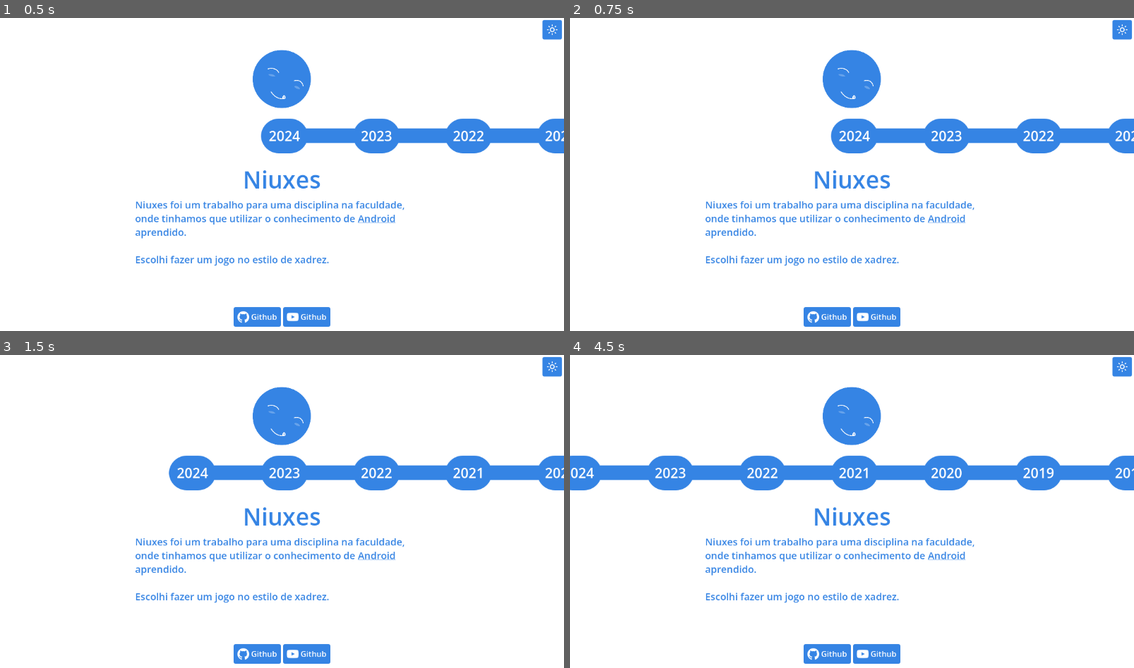
Above: before the commit, frames 1-4 (two rows, left to right).
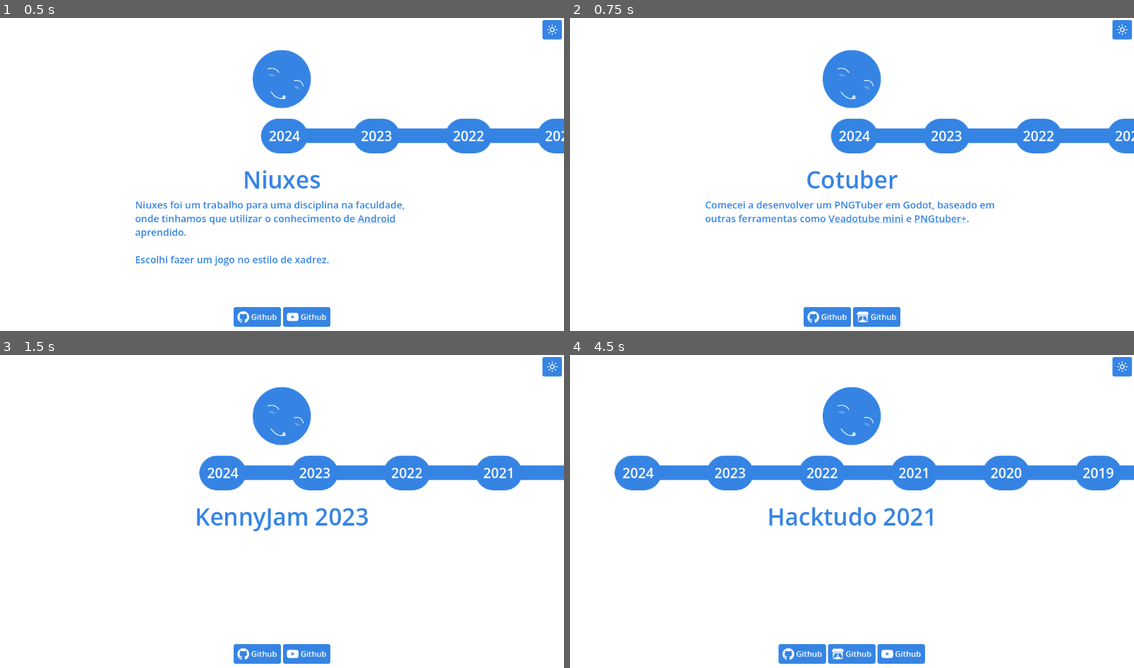
Above: after the commit, the same moments.

Repository: thiagola92/projects
Game: Godot game, scene res://scenes/index.tscn
The game is run twice, just before and just after one commit, with the same random seed, the same clock (stepped at 60 frames per second) and the same inputs.
Inputs:
- Up to frame 1 (0.5 s): no input
- Up to frame 2 (0.75 s): click "2024" at 0.5 s
- Up to frame 3 (1.5 s): click "2023" at 1.25 s
- Up to frame 4 (4.5 s): click "2023" at 2 s; click "2022" at 2.75 s; click "2023" at 3.5 s; click "2021" at 4.25 s

Frame 1 is identical in both runs. In frame 2, 2.4% of the frame differs, in the area x 24-76%, y 48-98%; in frame 3, 6.5%; in frame 4, 9.3%, in the area x 0-100%, y 31-99%.

Commit message:
Click change topic and smooth move between years

Diff:
--- a/scenes/index.gd
+++ b/scenes/index.gd
@@ -7,3 +7,17 @@
 
 func _on_timeline_item_rect_changed() -> void:
 	%Timeline.margins = %Profile.position.x + 32
+
+
+func _on_timeline_dir_selected(directory: String) -> void:
+	var dir := DirAccess.open(directory)
+
+	assert(dir != null)
+
+	var files := dir.get_files()
+
+	for filename in files:
+		var filepath := directory.path_join(filename)
+		var project := load(filepath) as Project
+
+		$ProjectDescription.project = project
--- a/scenes/index.tscn
+++ b/scenes/index.tscn
@@ -48,4 +48,5 @@
 offset_transform_enabled = true
 
 [connection signal="pressed" from="Profile" to="." method="_on_profile_pressed"]
+[connection signal="dir_selected" from="Timeline" to="." method="_on_timeline_dir_selected"]
 [connection signal="item_rect_changed" from="Timeline" to="." method="_on_timeline_item_rect_changed"]
--- a/scenes/timeline/timeline.gd
+++ b/scenes/timeline/timeline.gd
@@ -1,6 +1,10 @@
 @tool
 extends ScrollContainer
 
+
+signal dir_selected(directory: String)
+
+const PROJECTS_DIR := "res://projects"
 
 const YearButtonScene := preload("res://scenes/timeline/year_button/year_button.tscn")
 
@@ -14,12 +18,18 @@
 		%MarginContainer.add_theme_constant_override("margin_left", margins)
 		%MarginContainer.add_theme_constant_override("margin_right", margins)
 
-var _ignore_next_click: bool = false
+var _is_dragging: bool = false
+
+var _scroll_target: int = 0
 
 
 func _ready() -> void:
 	_clear()
 	_fill()
+
+
+func _process(_delta: float) -> void:
+	_move_to_target()
 
 
 func _clear() -> void:
@@ -28,7 +38,7 @@
 
 
 func _fill() -> void:
-	var dir := DirAccess.open("res://projects")
+	var dir := DirAccess.open(PROJECTS_DIR)
 
 	assert(dir != null)
 
@@ -37,9 +47,10 @@
 	dirs.reverse()
 
 	for dirname in dirs:
+		var d := PROJECTS_DIR.path_join(dirname)
 		var b := YearButtonScene.instantiate() as YearButton
 		b.text = dirname
-		b.pressed.connect(_on_year_button_pressed.bind(b))
+		b.pressed.connect(_on_year_button_pressed.bind(b, d))
 		%Years.add_child(b)
 
 		if dirname != dirs[-1]:
@@ -47,19 +58,33 @@
 			%Years.add_child(l)
 
 
+func _move_to_target() -> void:
+	if scroll_horizontal == _scroll_target:
+		return
+
+	if abs(scroll_horizontal - _scroll_target) < 2:
+		scroll_horizontal = _scroll_target
+		return
+
+	scroll_horizontal = int(lerp(scroll_horizontal, _scroll_target, 0.1))
+
+
 func _on_gui_input(event: InputEvent) -> void:
 	if Input.is_mouse_button_pressed(MOUSE_BUTTON_LEFT):
 		if event is InputEventMouseMotion:
-			# Disable next button click if the user is scrolling with enthusiasm.
-			_ignore_next_click = _ignore_next_click or abs(event.relative.x) > SCROLL_CHECK
-
+			_is_dragging = _is_dragging or abs(event.relative.x) > SCROLL_CHECK
 			scroll_horizontal -= event.relative.x
+			_scroll_target = scroll_horizontal
+	else:
+		_is_dragging = false
 
 
-func _on_year_button_pressed(button: YearButton) -> void:
-	# Igore this button press because the user is probably just scrolling.
-	if _ignore_next_click:
-		_ignore_next_click = false
+func _on_year_button_pressed(button: YearButton, directory: String) -> void:
+	# Ignore this button press because it's just the user dragging.
+	if _is_dragging:
+		_is_dragging = false
 		return
 
-	scroll_horizontal = int(button.position.x)
+	_scroll_target = int(button.position.x)
+
+	dir_selected.emit(directory)
--- a/scenes/timeline/timeline.tscn
+++ b/scenes/timeline/timeline.tscn
@@ -8,7 +8,6 @@
 anchor_bottom = 1.0
 grow_horizontal = 2
 grow_vertical = 2
-follow_focus = true
 horizontal_scroll_mode = 3
 vertical_scroll_mode = 0
 script = ExtResource("1_likvl")
Not shown, changed: docs/index.html
Not shown, changed: docs/index.pck
Not shown, removed: projects/2015/2015.md
Not shown, removed: projects/2016/2016.md
Not shown, removed: projects/2017/2017.md
Not shown, removed: projects/2018/2018.md
Not shown, removed: projects/2019/2019.md
Not shown, removed: projects/2020/2020.md
Not shown, removed: projects/2021/2021.md
Not shown, removed: projects/2022/2022.md
Not shown, removed: projects/2023/2023.md
Not shown, removed: projects/2024/2024.md
